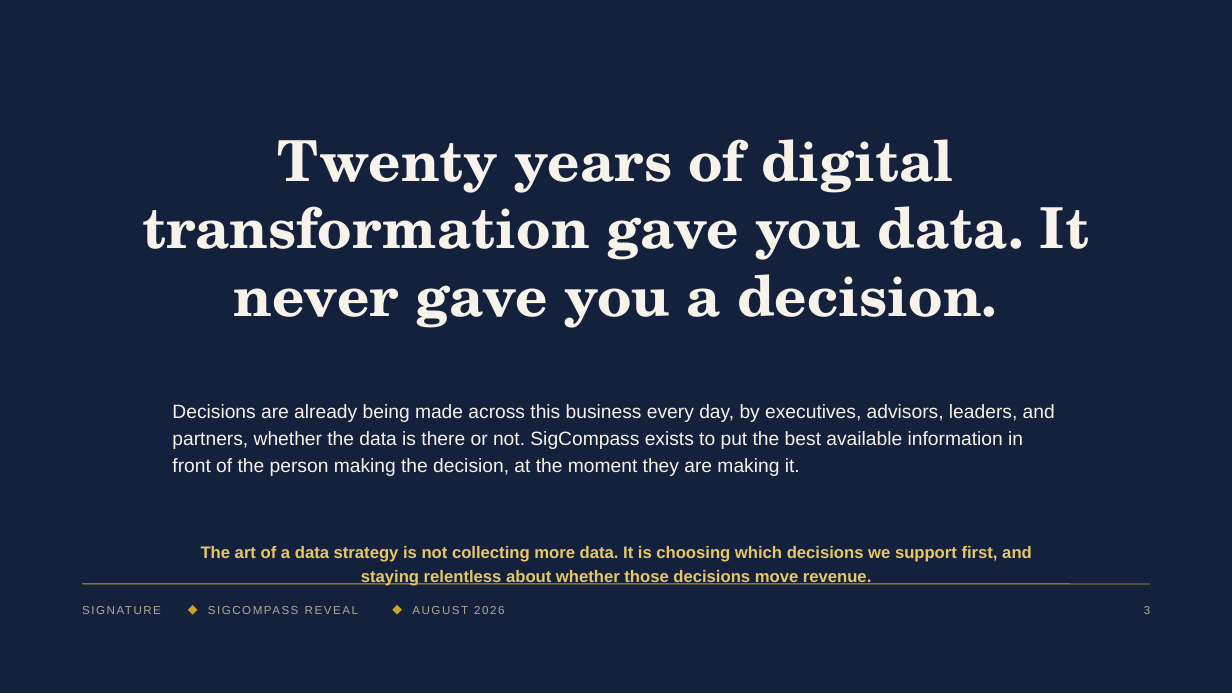
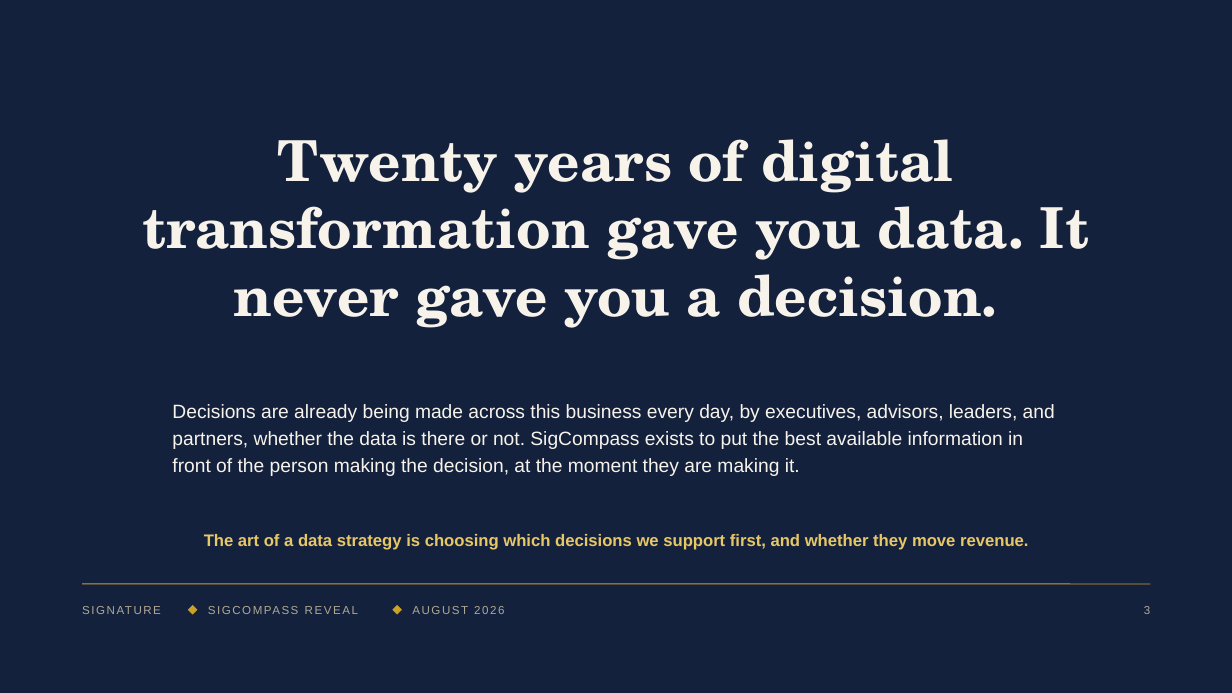
Before and after one commit to denisekgosnell/Donna, a slide deck: slide 3 of decks/sigcompass-reveal.pptx. Drawn at 1232x693 pixels with LibreOffice and Linux fonts; fonts in the diff are those of the drawing. Boxes give left, top, right and bottom in pixels: in the first picture for what was removed or moved away, otherwise in the second. Text is boxed around its words. In the diff, an @@ line names an element or a change of style, - is before the commit and + after.

```diff
--- a/decks/sigcompass-reveal.pptx
+++ b/decks/sigcompass-reveal.pptx
@@ text at bbox=[204, 534, 1028, 550]: text changed @@
-The art of a data strategy is not collecting more data. It is choosing which decisions we support first, and staying relentless about whether those decisions move revenue.
+The art of a data strategy is choosing which decisions we support first, and whether they move revenue.
```
Also in this commit, not shown: 7 other slides changed, 4 other files.
